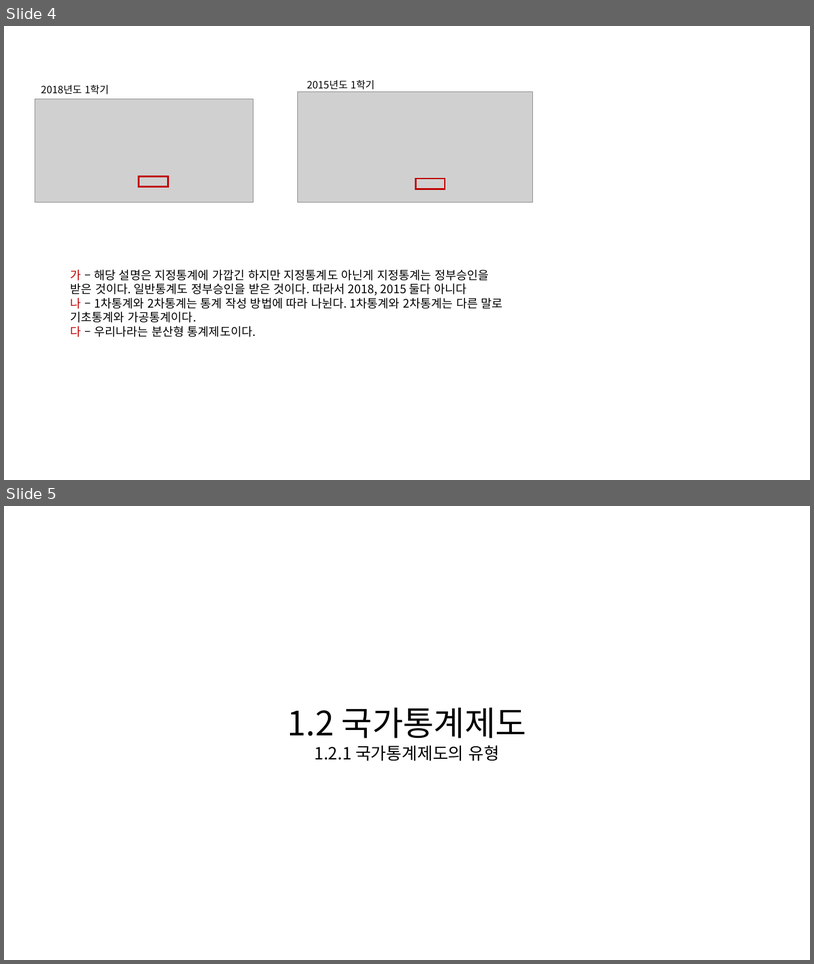
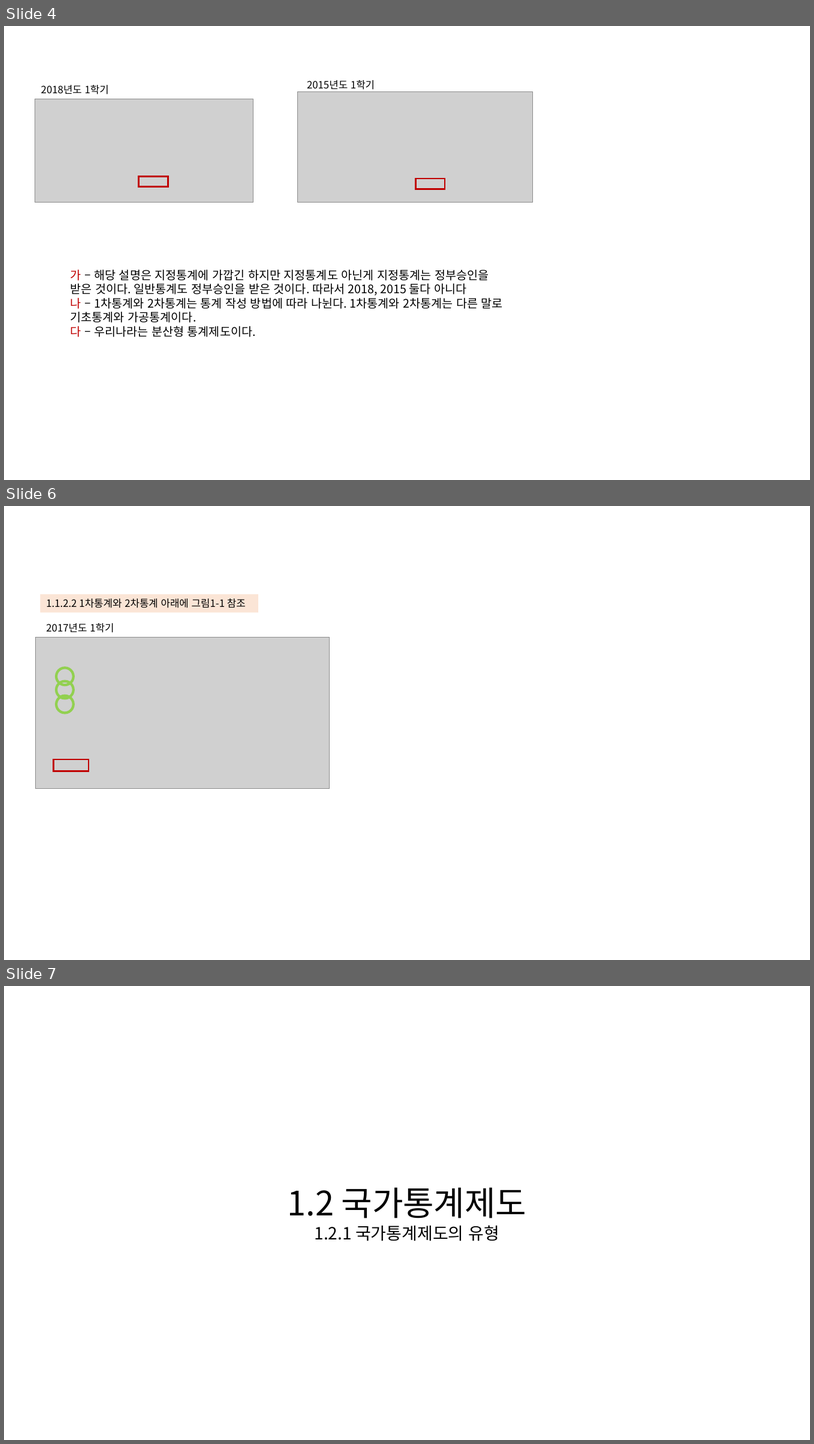
Before and after one commit to KNOU-STUDY/KNOU-UNDERSTANDING-NATIONAL-STATISTICS, a slide deck: previous_question/1장-국가통계제도.pptx. Shown one above the other, each under a label of ours: slides 4 and 5 before the commit, slides 4, 6 and 7 after it; the slides between them are not shown. The pictures are 814x964 and 814x1444 pixels, drawn with LibreOffice and Linux fonts; fonts in the diff are those of the drawing; grey boxes stand for pictures. Boxes give left, top, right and bottom in pixels: in the first picture for what was removed or moved away, otherwise in the second. Text is boxed around its words. In the diff, an @@ line names an element or a change of style, - is before the commit and + after.

```diff
--- a/previous_question/1장-국가통계제도.pptx
+++ b/previous_question/1장-국가통계제도.pptx
@@ slide 6 added at [4, 506, 810, 960], background #FFFFFF @@
@@ rectangle added at [40, 594, 258, 612], fill #FBE5D6, 12 pt, text #000000 @@
+1.1.2.2 1차통계와 2차통계 아래에 그림1-1 참조
@@ text added at [46, 623, 114, 633], 12 pt, text #000000 @@
+2017년도 1학기
@@ picture added at [35, 637, 329, 789] @@
@@ ellipse added at [56, 667, 73, 684], outline #92D050 3 pt @@
@@ ellipse added at [56, 681, 73, 698], outline #92D050 3 pt @@
@@ ellipse added at [56, 696, 73, 712], outline #92D050 3 pt @@
@@ rectangle added at [54, 759, 89, 771], outline #C00000 2 pt @@
@@ what was slide 5 is now slide 7 @@
```
Also in this commit, not shown: 1 slide changed, 10 other slides added.
